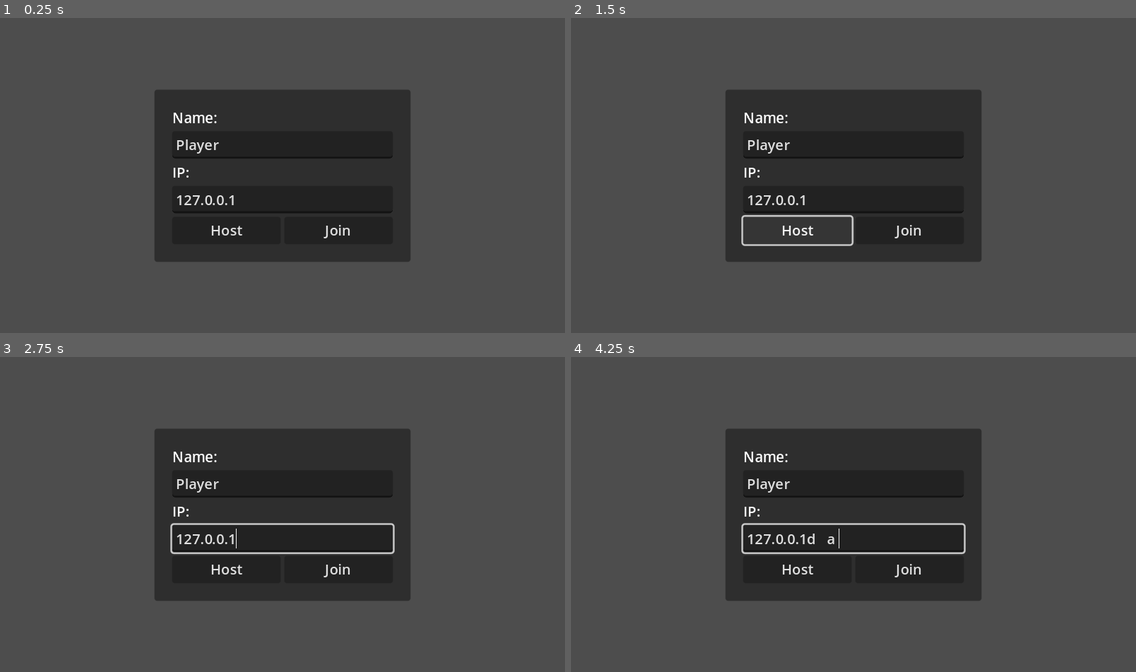
Above: before the commit, frames 1-4 (two rows, left to right).
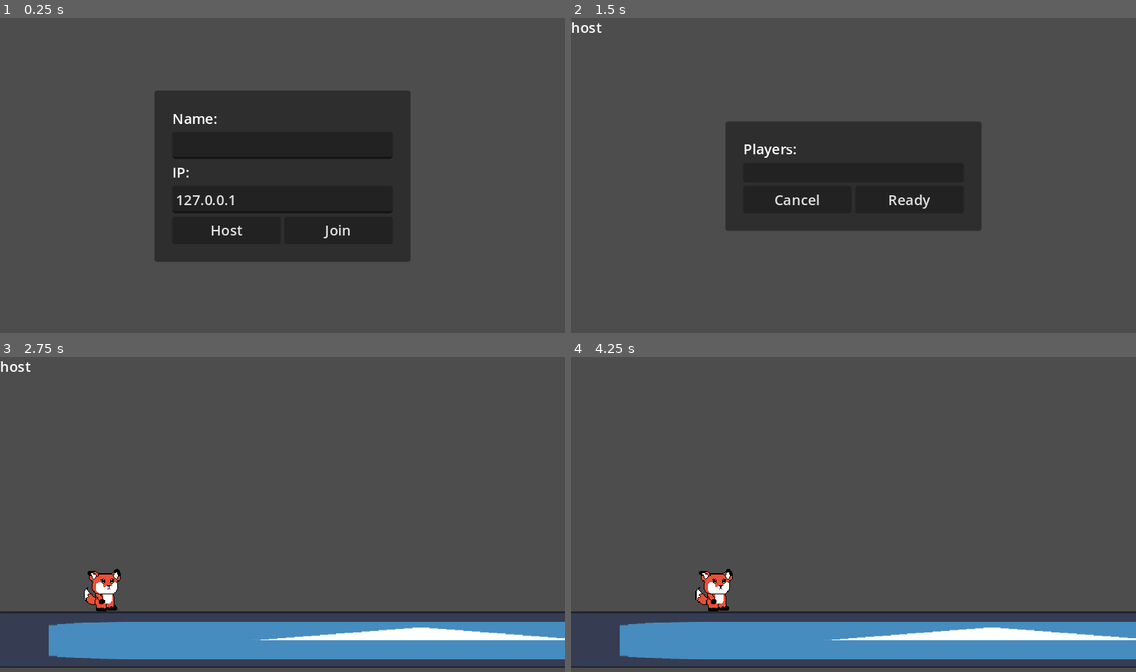
Above: after the commit, the same moments.

Repository: elixs/puntito
Game: Godot game, scene res://scenes/lobby.tscn
Same seed, same stepped clock (60 frames per second), same inputs: the game is played once before the commit and once after it. The engine's default icon, where the game draws it, is replaced by a stand-in: a white triangle on a blue panel in a dark square.
Inputs (mouse positions are in pixels of both pictures, inside the frame that each line leads up to):
- Up to frame 1 (0.25 s): no input
- Up to frame 2 (1.5 s): tap Enter at 0.5 s; hold D (move_right) 0.53-1.25 s; tap Space (jump) at 0.6, 0.77, 1.07 s; click "Host" at 1.25 s
- Up to frame 3 (2.75 s): click (339, 539) at 2 s, where only the run after the commit has a clickable "Ready"
- Up to frame 4 (4.25 s): hold D (move_right) 2.78-3.53 s; tap Space (jump) at 2.85, 3.02, 3.32, 3.6 s; hold A (move_left) from 3.53 s (still down)

The runs differ from the first frame. In frame 1, 0.2% of the frame differs, in the area x 27-73%, y 22-44%; in frame 2, 9.2%; in frame 3, 37%, in the area x 0-100%, y 1-99%; in frame 4, 37%.
Error before the commit: Parse Error: Identifier "Debug" not declared in the current scope. (res://scenes/lobby.gd:39)
Error after the commit: Cannot call method 'get_unique_id' on a null value. (res://scenes/lobby.gd:103)

Commit message:
replicated movement

Diff:
--- a/project.godot
+++ b/project.godot
@@ -14,6 +14,11 @@
 run/main_scene="res://scenes/lobby.tscn"
 config/features=PackedStringArray("4.0", "Forward Plus")
 config/icon="res://icon.svg"
+
+[autoload]
+
+Debug="*res://scripts/debug.gd"
+Game="*res://scripts/game.gd"
 
 [display]
 
--- a/scenes/lobby.gd
+++ b/scenes/lobby.gd
@@ -1,7 +1,7 @@
 extends MarginContainer
 
 
-const MAX_PLAYERS = 4
+const MAX_PLAYERS = 2
 const PORT = 5409
 
 @onready var user = %User
@@ -17,7 +17,7 @@
 @onready var go = $PanelContainer/MarginContainer/Pending/HBoxContainer/Go
 
 # { id: true }
-var status = {1 : false}
+var status = { 1 : false }
 
 
 func _ready():
@@ -66,10 +66,11 @@
 func _on_peer_connected(id: int) -> void:
 	Debug.print("peer_connected %d" % id)
 	rpc_id(id, "send_info", { "name": user.text })
+	if multiplayer.is_server():
+		status[id] = false
 
 func _on_peer_disconnected(id: int) -> void:
 	Debug.print("peer_disconnected %d" % id)
-
 
 
 func _on_server_disconnected() -> void:
@@ -81,6 +82,8 @@
 	label.name = str(id)
 	label.text = name
 	players.add_child(label)
+	Game.players.append(id)
+
 
 @rpc("any_peer", "reliable")
 func send_info(info: Dictionary) -> void:
@@ -94,9 +97,11 @@
 		if child.name == str(id):
 			child.modulate = Color.GREEN_YELLOW
 
+
 func _on_go_pressed() -> void:
 	rpc("player_ready")
 	_paint_ready(multiplayer.get_unique_id())
+
 
 @rpc("reliable", "any_peer", "call_local")
 func player_ready():
@@ -110,6 +115,7 @@
 		if all_ok:
 			rpc("start_game")
 
+
 @rpc("any_peer", "call_local", "reliable")
 func start_game() -> void:
 	get_tree().change_scene_to_file("res://scenes/main.tscn")
--- /dev/null
+++ b/scenes/main.gd
@@ -0,0 +1,23 @@
+extends Node2D
+
+@export var player_scene: PackedScene
+@onready var players = $Players
+@onready var markers = $Markers
+
+
+func _ready():
+	Game.players.sort()
+	for i in Game.players.size():
+		var id = Game.players[i]
+		var player: Player = player_scene.instantiate()
+		players.add_child(player)
+		var marker = markers.get_child(i)
+		player.global_position = marker.global_position
+		player.init(id)
+
+
+
+
+# Called every frame. 'delta' is the elapsed time since the previous frame.
+func _process(delta):
+	pass
--- a/scenes/main.tscn
+++ b/scenes/main.tscn
@@ -1,12 +1,15 @@
-[gd_scene load_steps=4 format=3 uid="uid://b8w4h7r5522mj"]
+[gd_scene load_steps=5 format=3 uid="uid://b8w4h7r5522mj"]
 
 [ext_resource type="Texture2D" uid="uid://cydypm22qjf02" path="res://icon.svg" id="1_mdth7"]
+[ext_resource type="Script" path="res://scenes/main.gd" id="1_nmrqx"]
 [ext_resource type="PackedScene" uid="uid://d0fkfta4y2fwb" path="res://scenes/player.tscn" id="2_kfun6"]
 
 [sub_resource type="RectangleShape2D" id="RectangleShape2D_yc2kk"]
 size = Vector2(64, 64)
 
 [node name="Main" type="Node2D"]
+script = ExtResource("1_nmrqx")
+player_scene = ExtResource("2_kfun6")
 
 [node name="Floor" type="StaticBody2D" parent="."]
 position = Vector2(477, 321)
@@ -20,5 +23,14 @@
 [node name="CollisionShape2D" type="CollisionShape2D" parent="Floor"]
 shape = SubResource("RectangleShape2D_yc2kk")
 
-[node name="Player" parent="." instance=ExtResource("2_kfun6")]
-position = Vector2(378, 230)
+[node name="Players" type="Node2D" parent="."]
+
+[node name="Markers" type="Node2D" parent="."]
+
+[node name="Marker2D" type="Marker2D" parent="Markers"]
+position = Vector2(119, 164)
+gizmo_extents = 50.0
+
+[node name="Marker2D2" type="Marker2D" parent="Markers"]
+position = Vector2(531, 165)
+gizmo_extents = 50.0
--- a/scenes/player.gd
+++ b/scenes/player.gd
@@ -1,3 +1,4 @@
+class_name Player
 extends CharacterBody2D
 
 
@@ -7,16 +8,28 @@
 const ACCELERATION = 4000
 
 
-func _physics_process(delta):
+func init(id):
+	set_multiplayer_authority(id)
+	name = str(id)
 
-	if not is_on_floor():
-		velocity.y += GRAVITY * delta
 
-	if Input.is_action_just_pressed("jump") and is_on_floor():
-		velocity.y = JUMP_VELOCITY
+func _physics_process(delta) -> void:
+	if is_multiplayer_authority():
+		if not is_on_floor():
+			velocity.y += GRAVITY * delta
 
-	var move_input = Input.get_axis("move_left", "move_right")
+		if Input.is_action_just_pressed("jump") and is_on_floor():
+			velocity.y = JUMP_VELOCITY
 
-	velocity.x = move_toward(velocity.x, move_input * SPEED, ACCELERATION * delta)
+		var move_input = Input.get_axis("move_left", "move_right")
 
-	move_and_slide()
+		velocity.x = move_toward(velocity.x, move_input * SPEED, ACCELERATION * delta)
+
+		move_and_slide()
+
+		rpc("send_position", global_position)
+
+
+@rpc("unreliable_ordered")
+func send_position(pos: Vector2) -> void:
+	global_position = pos
--- /dev/null
+++ b/scripts/game.gd
@@ -0,0 +1,4 @@
+extends Node
+
+# [ id ]
+var players: Array = []
